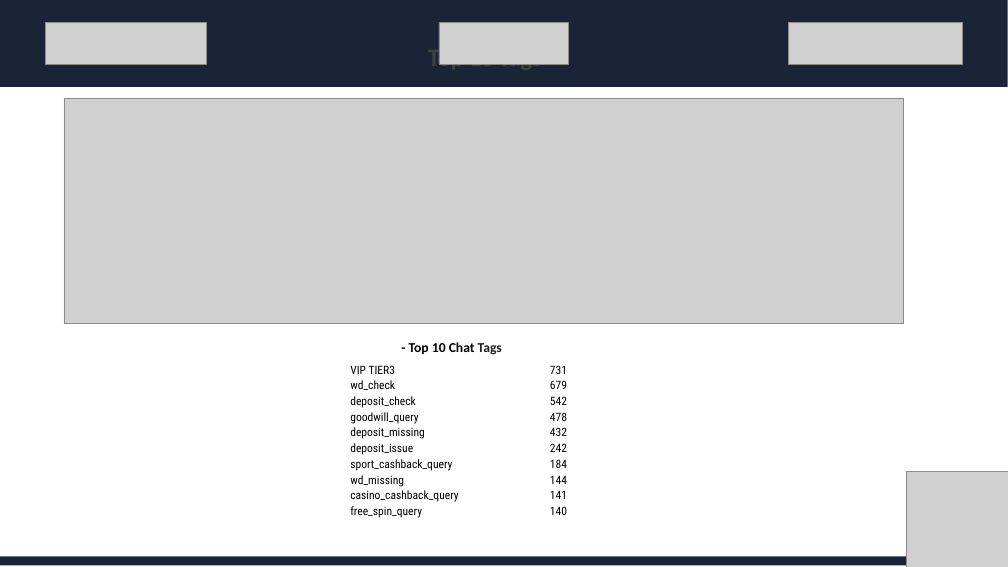
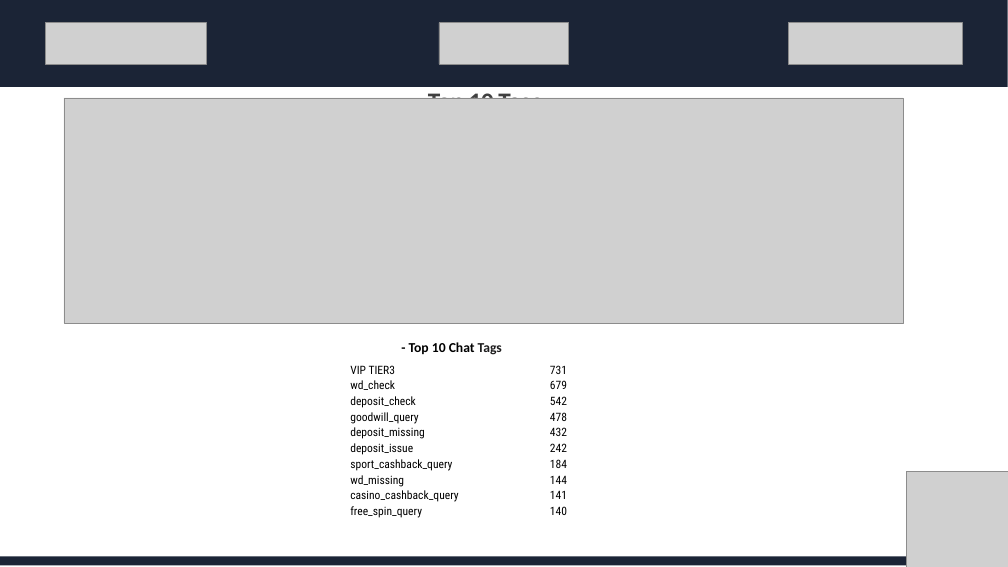
Before and after one commit to erhanbs70/poligon-chat-analyzer, a slide deck: slide 8 of pptx-report/template.pptx. Drawn at 1008x567 pixels with LibreOffice and Linux fonts; fonts in the diff are those of the drawing; grey boxes stand for pictures. Boxes give left, top, right and bottom in pixels: in the first picture for what was removed or moved away, otherwise in the second. Text is boxed around its words. In the diff, an @@ line names an element or a change of style, - is before the commit and + after.

```diff
--- a/pptx-report/template.pptx
+++ b/pptx-report/template.pptx
@@ text "Top 10 Tags" rewrapped from [428,46,541,73] to [428,90,541,99] @@
```
Also in this commit, not shown: 3 other slides changed, 1 other file.
